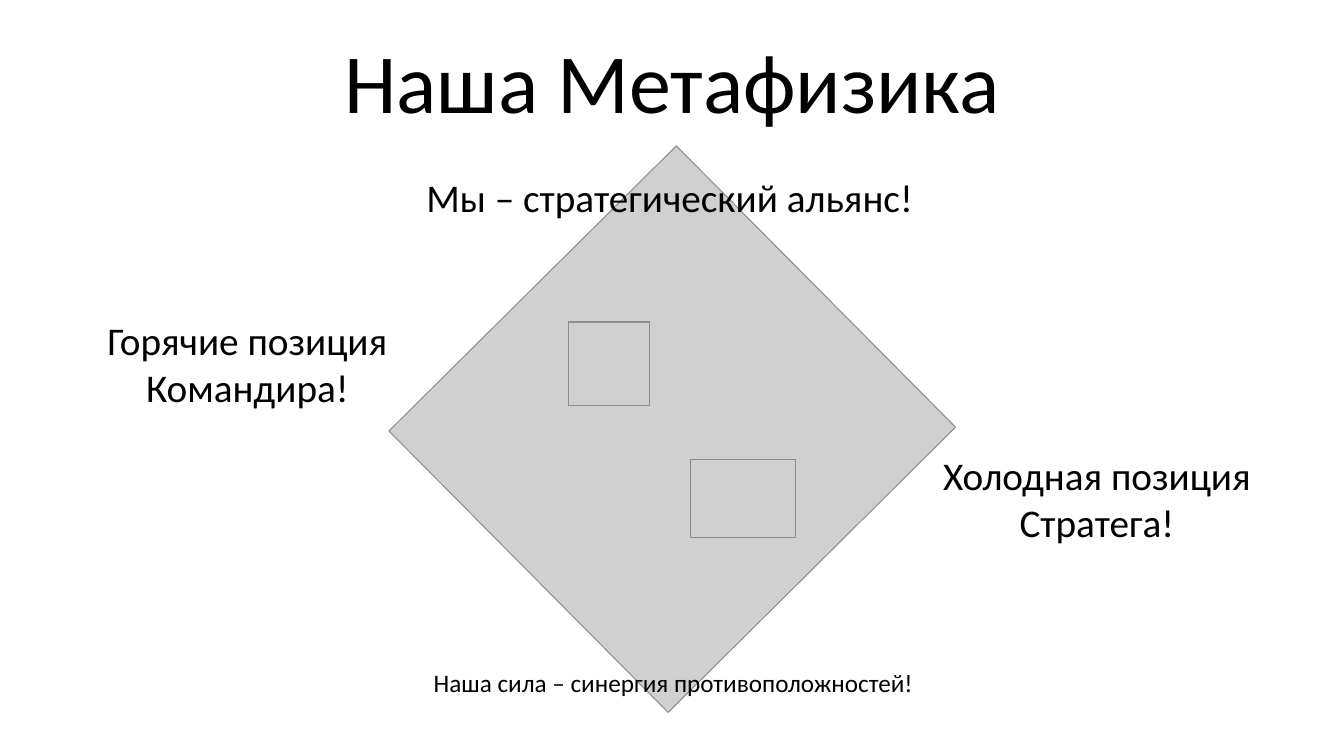
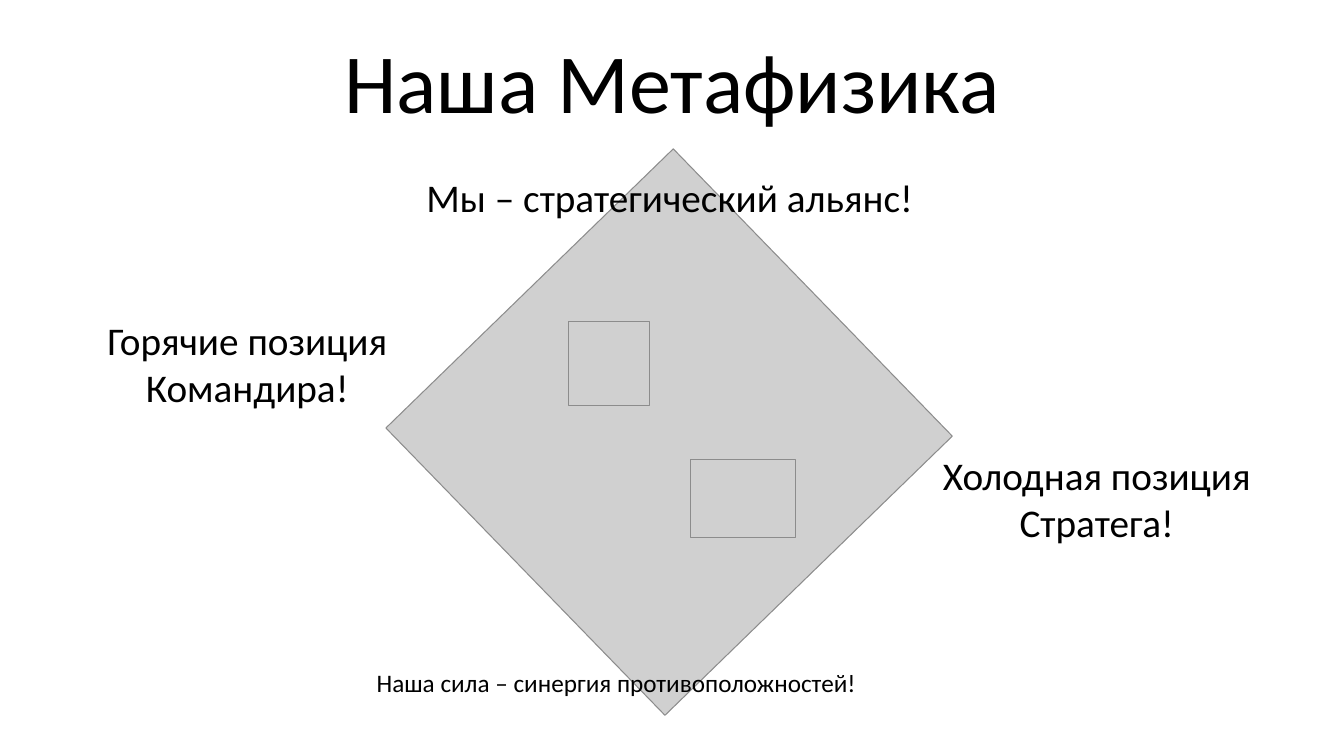
Before and after one commit to FeoFany/Garmony-of-Chaos, a slide deck: slide 2 of Docs/1. Презитанция.pptx. Drawn at 1344x756 pixels with LibreOffice and Linux fonts; fonts in the diff are those of the drawing; grey boxes stand for pictures. Boxes give left, top, right and bottom in pixels: in the first picture for what was removed or moved away, otherwise in the second. Text is boxed around its words. In the diff, an @@ line names an element or a change of style, - is before the commit and + after.

```diff
--- a/Docs/1. Презитанция.pptx
+++ b/Docs/1. Презитанция.pptx
@@ picture: place and size @@
-picture at (389, 146, 956, 712)
+picture at (386, 149, 952, 715)
@@ text "Наша сила – синергия противоположностей!": place and size @@
-text "Наша сила – синергия противоположностей!" at (434, 671, 913, 698)
+text "Наша сила – синергия противоположностей!" at (377, 671, 856, 698)
```
Also in this commit, not shown: 4 other slides changed, 7 slides added, 7 slides removed.
